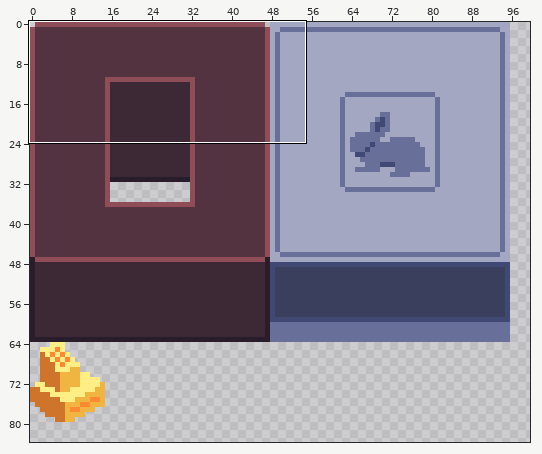
Pixel-art file: Assets/Sprites/TileMaps/BunnyBrewProtoTileSet.aseprite. The first picture is a wide view before the edit; the outline marks the close-up.
Close-up. Before the edit:
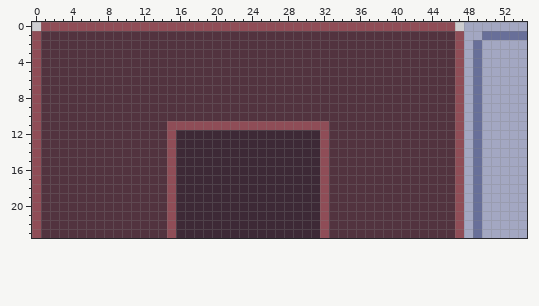
256x256 pixels, 1 frame. Shown: x 0..54, y 0..23. The wide view leaves out empty margins.
The same view after the edit:
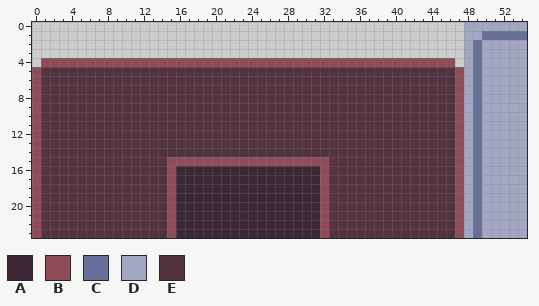
Palette (. is transparent): A #3d2936  B #8f4d57  C #686f99  D #a3a7c2  E #52333f
What changed:
layer "NormalMap" now hidden
layer "BaseLayer" now shown
Colour A gives way to colour B in row 15 at x 16 to 31.
Colour E gives way to colour B in row 4 at x 1 to 46.
Colour A gives way to colour E in rows 12 to 14 at x 16 to 31.
Colour B gives way to colour E in row 11 at x 15 to 32; in rows 12 to 14 at x 15 and 32.
The edit erases colour B in row 0 at x 1 to 46; in rows 1 to 4 at x 0 and 47.
The edit erases colour E in rows 1 to 3 at x 1 to 46.
